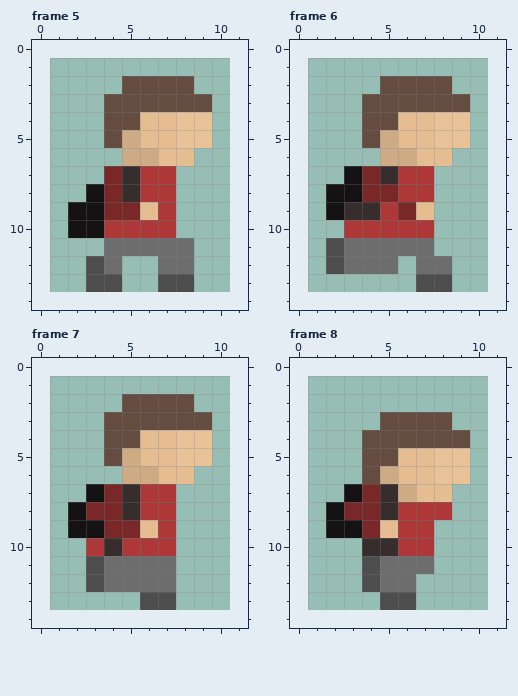
Two versions of one pixel-art file, ressources/player/run/boy-red-run.aseprite. Above is the file before it was changed.
10x13 pixels, 10 frames. Colours within 5 levels of each other are drawn and written as one. Shown: frame 5, frame 6, frame 7, frame 8. The old version is drawn lined up with the new one, on the new canvas. The commit also changed other frames, which this record leaves out.
New version:
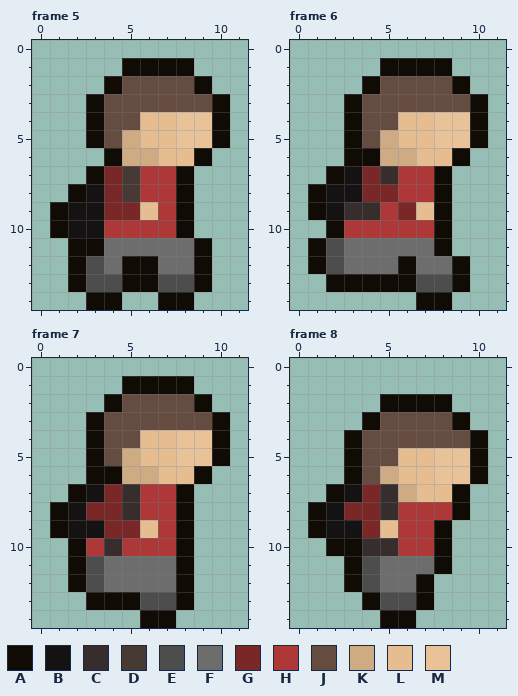
Palette (. is transparent): A #110b06  B #141212  C #372d2d  D #473933  E #4d4d4d  F #6d6d6d  G #7a2727  H #ae3838  J #644c40  K #cfab84  L #e5bd91  M #e9c298
The exact change:
canvas 10x13 -> 12x15, the old top-left corner now at 1,1
Changed rows in their new state; - is an unchanged pixel.
Frame 5:
first column x 1:
 1 ----AAAA--
 2 ---A----A-
 3 --A------A
 4 --A------A
 5 --A------A
 6 ---A----A-
 7 --A-D--A--
 8 -A--D--A--
 9 A------A--
10 A------A--
11 -AA-----A-
12 -A--AA--A-
13 -A--AA--A-
14 --AA--AA--
Frame 6:
first column x 1:
 1 ----AAAA--
 2 ---A----A-
 3 --A------A
 4 --A------A
 5 --A------A
 6 --AA----A-
 7 -A-----A--
 8 A------A--
 9 A------A--
10 -A-----A--
11 A------A--
12 A----A--A-
13 -AAAAA--A-
14 ------AA--
Frame 7:
first column x 1:
 1 ----AAAA--
 2 ---A----A-
 3 --A------A
 4 --A------A
 5 --A------A
 6 --AA----A-
 7 -A-----A--
 8 A------A--
 9 A------A--
10 -A-----A--
11 -A-----A--
12 -A-----A--
13 --AAA--A--
14 -----AA---
Frame 8:
first column x 1:
 2 ----AAAA--
 3 ---A----A-
 4 --A------A
 5 --A------A
 6 --A------A
 7 -A------A-
 8 A-------A-
 9 A------A--
10 -AA----A--
11 --A----A--
12 --A---A---
13 ---A--A---
14 ----AA----
Boxes around the changes in both pictures, in picture pixels (x1, y1, x2, y2):
changed: (50, 58, 230, 310)
added: (308, 58, 488, 310)
added: (50, 376, 230, 628)
added: (308, 394, 488, 628)
